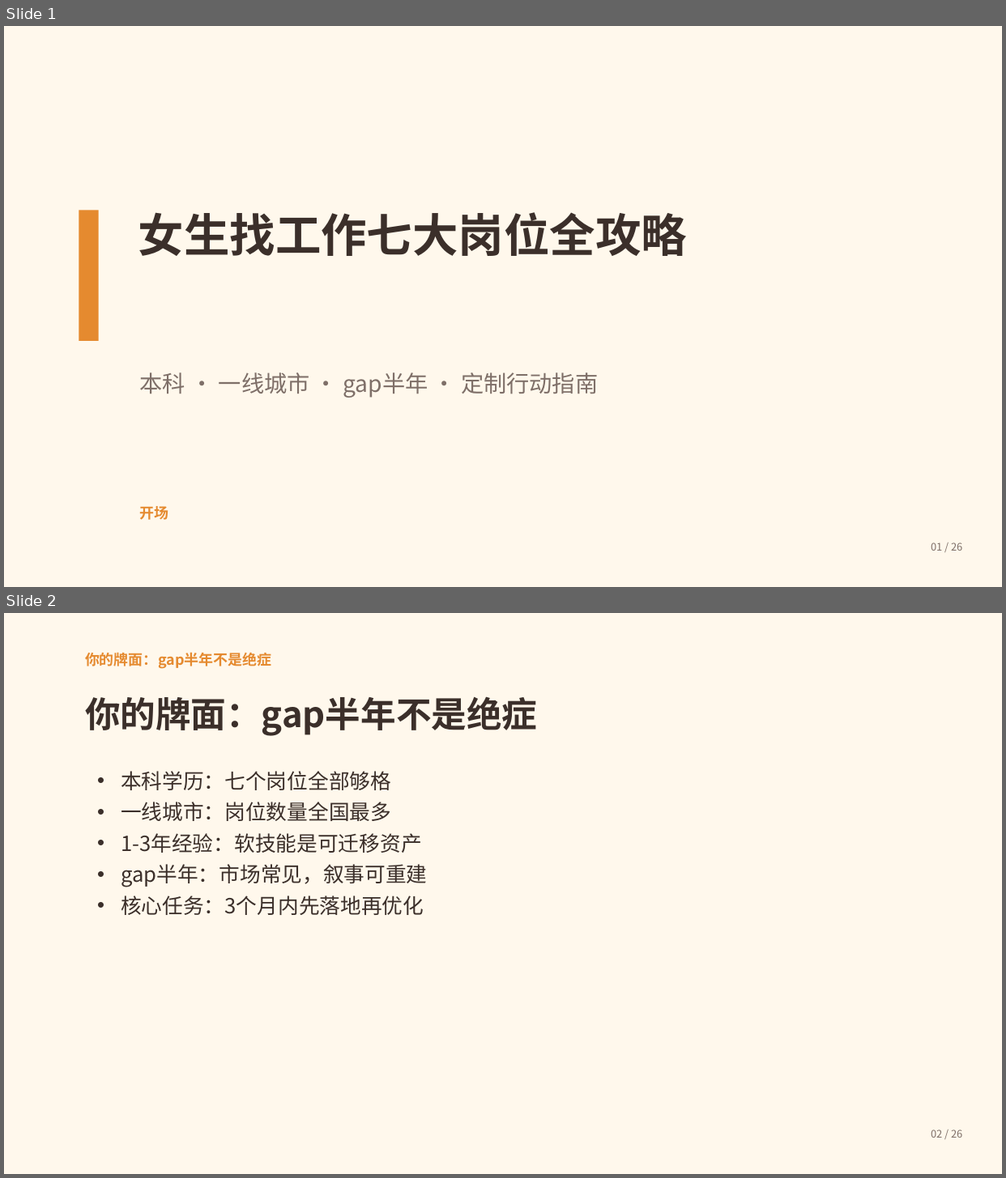
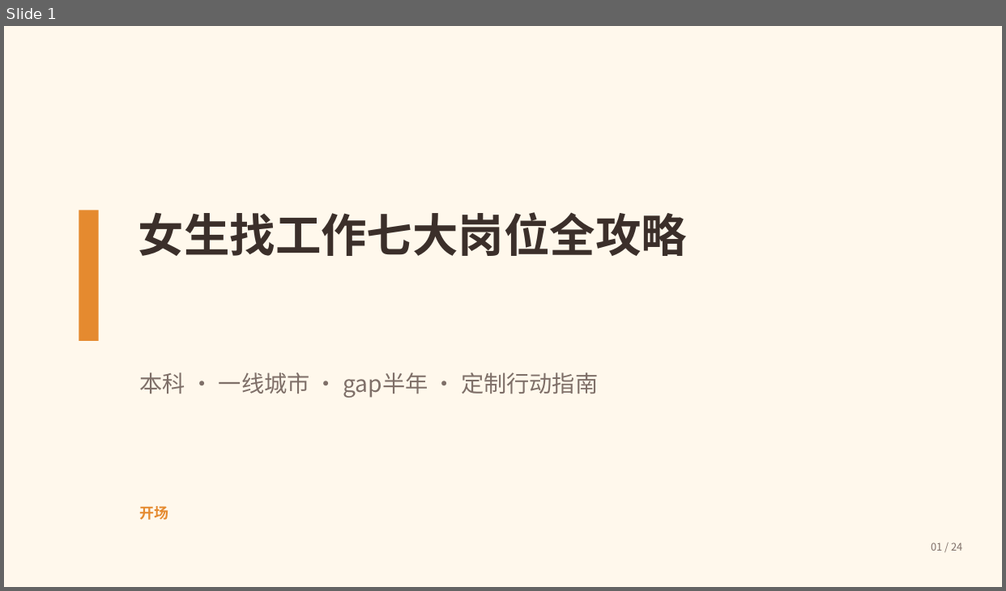
Before and after one commit to Honglixi99/Honglixi99.github.io, a slide deck: static/lulu/ppt/career-guide.pptx. Shown one above the other, each under a label of ours: slides 1 and 2 before the commit, slide 1 after it. The pictures are 1006x1178 and 1006x591 pixels, drawn with LibreOffice and Linux fonts; fonts in the diff are those of the drawing. Boxes give left, top, right and bottom in pixels: in the first picture for what was removed or moved away, otherwise in the second. Text is boxed around its words. In the diff, an @@ line names an element or a change of style, - is before the commit and + after.

Commit message:
refactor: 做减法——删牌面分析和心态章故事，策略改为大白话，PPT 24 页

```diff
--- a/static/lulu/ppt/career-guide.pptx
+++ b/static/lulu/ppt/career-guide.pptx
@@ slide 2 removed at [4,613,1002,1174], background #FFF8EC @@
@@ text removed at [85,652,272,669] @@
-你的牌面：gap半年不是绝症
@@ text removed at [85,696,537,736] @@
-你的牌面：gap半年不是绝症
@@ text removed at [121,771,428,915] @@
-• 本科学历：七个岗位全部够格
-• 一线城市：岗位数量全国最多
-• 1-3年经验：软技能是可迁移资产
-• gap半年：市场常见，叙事可重建
-• 核心任务：3个月内先落地再优化
@@ text removed at [931,1130,962,1138] @@
-02 / 26
@@ slide 1 changed as well @@
@@ text at [931,543,962,551]: text changed @@
-01 / 26
+01 / 24
```
Also in this commit, not shown: 23 other slides changed, 1 other slide removed, 4 other files.
